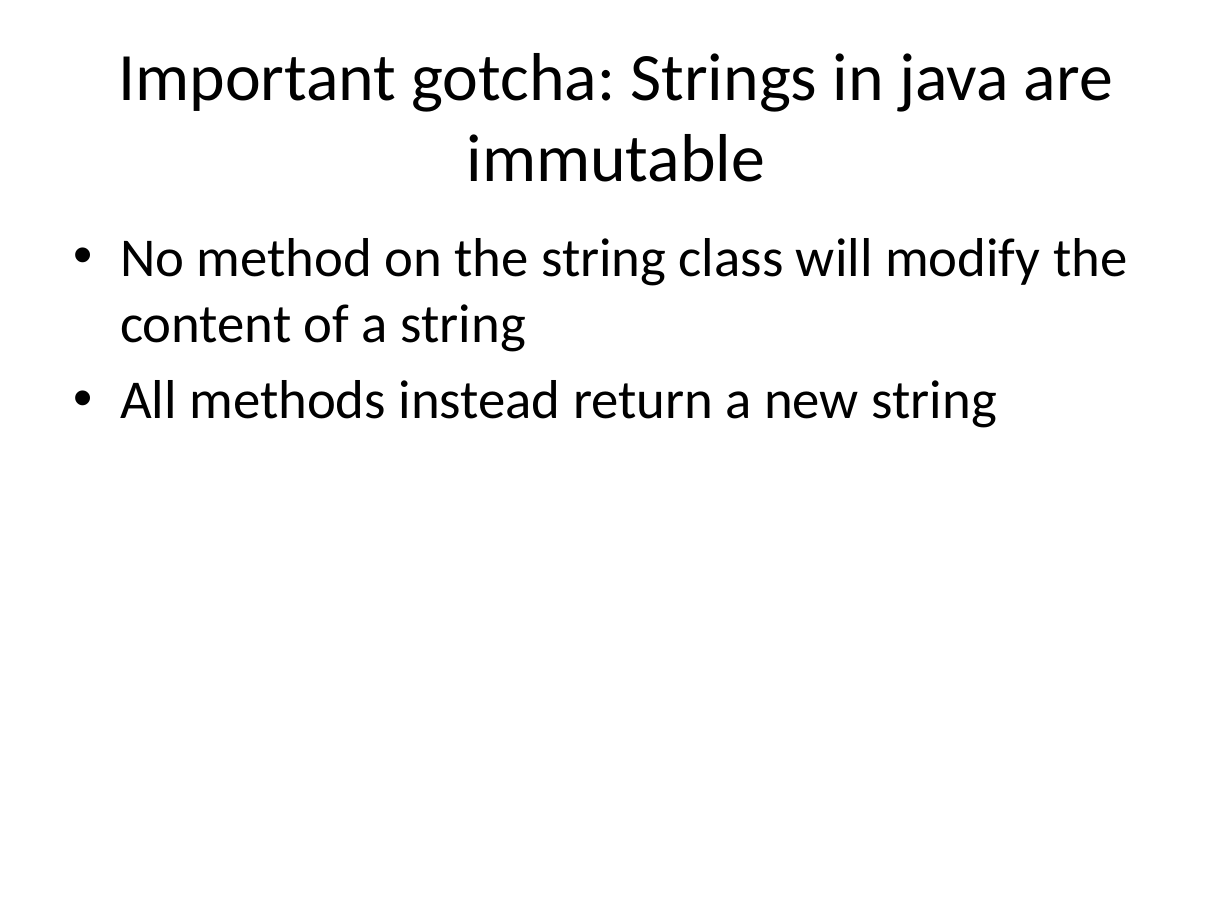
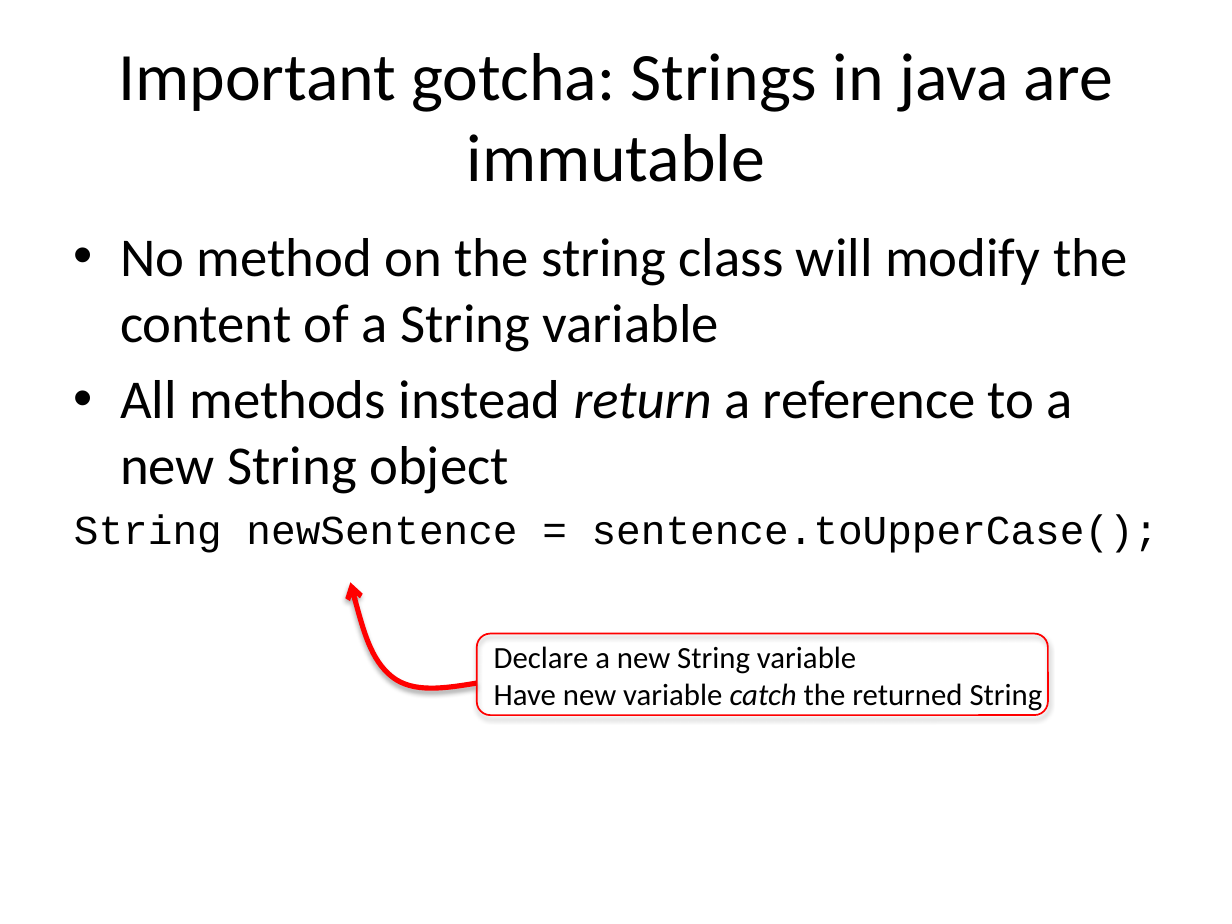
Before and after one commit to RHIT-CSSE/csse220, a slide deck: slide 17 of ClassMaterials/ObjectIntroAndMisc/Slides/ObjectIntroAndMisc.pptx (slide 13 before the commit). Drawn at 1232x924 pixels with LibreOffice and Linux fonts; fonts in the diff are those of the drawing. Boxes give left, top, right and bottom in pixels: in the first picture for what was removed or moved away, otherwise in the second. Text is boxed around its words. In the diff, an @@ line names an element or a change of style, - is before the commit and + after.

```diff
--- a/ClassMaterials/ObjectIntroAndMisc/Slides/ObjectIntroAndMisc.pptx
+++ b/ClassMaterials/ObjectIntroAndMisc/Slides/ObjectIntroAndMisc.pptx
@@ text at (x1=74, y1=238, x2=1159, y2=553): text changed @@
-• No method on the string class will modify the content of a string
-• All methods instead return a new string
+• No method on the string class will modify the content of a String variable
+• All methods instead return a reference to a new String object
+String newSentence = sentence.toUpperCase();
@@ freeform shape added at (x1=350, y1=583, x2=477, y2=689), outline #FF0000 3 pt @@
@@ rounded rectangle added at (x1=477, y1=633, x2=1048, y2=715), outline #FF0000 1 pt @@
@@ text added at (x1=494, y1=646, x2=1043, y2=714), 18 pt, text #000000 @@
+Declare a new String variable
+Have new variable catch the returned String
```
Also in this commit, not shown: 8 other slides changed, 5 slides added.
